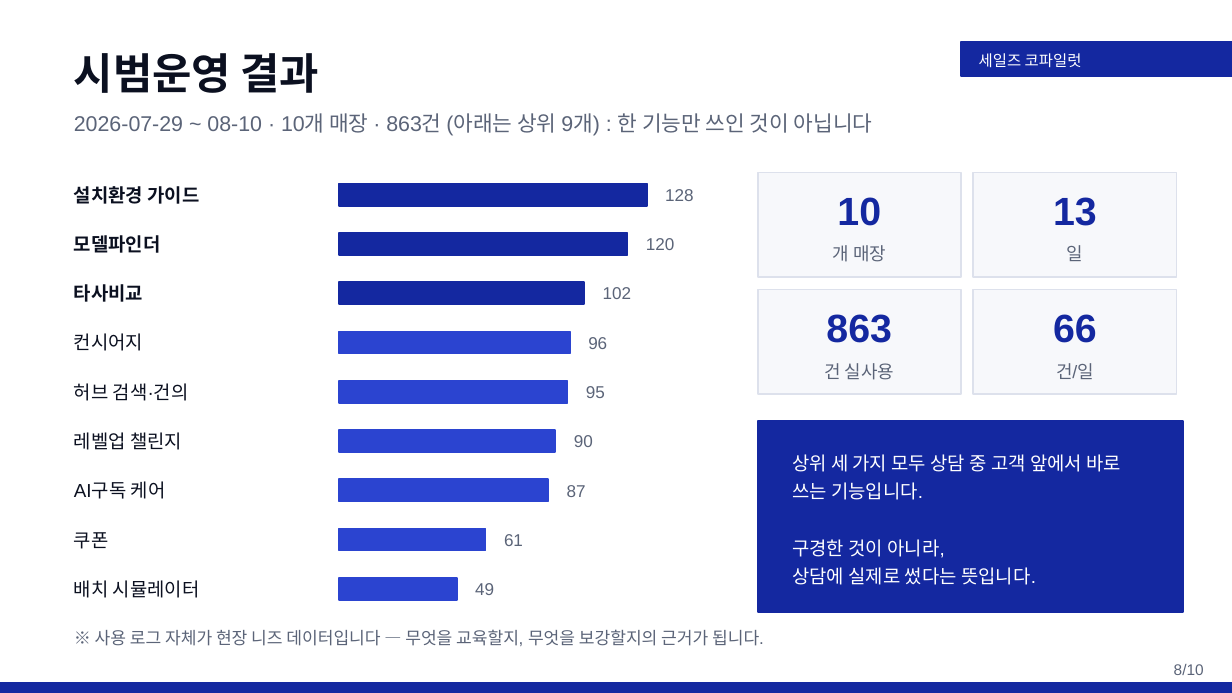
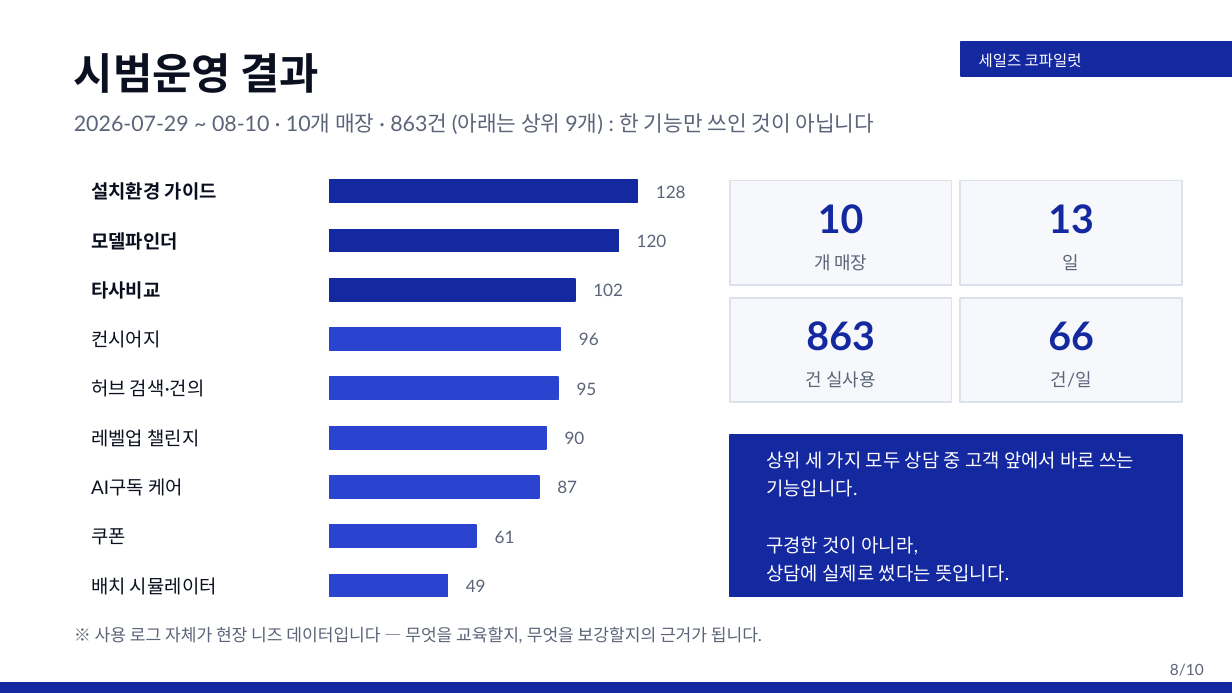
Before and after one commit to rhrjsgks-jarvis/gyeongwon-ax-hub, a slide deck: slide 8 of 발표자료/세일즈코파일럿_5분발표_웹툰없음(삼성폰트적용).pptx. Drawn at 1232x693 pixels with LibreOffice and Linux fonts; fonts in the diff are those of the drawing. Boxes give left, top, right and bottom in pixels: in the first picture for what was removed or moved away, otherwise in the second. Text is boxed around its words. In the diff, an @@ line names an element or a change of style, - is before the commit and + after.

```diff
--- a/발표자료/세일즈코파일럿_5분발표_웹툰없음(삼성폰트적용).pptx
+++ b/발표자료/세일즈코파일럿_5분발표_웹툰없음(삼성폰트적용).pptx
@@ text "설치환경 가이드": place and size @@
-text "설치환경 가이드" at [74, 186, 200, 204]
+text "설치환경 가이드" at [91, 182, 217, 200]
@@ text "10": place and size @@
-text "10" at [837, 197, 881, 226]
+text "10" at [818, 204, 864, 234]
@@ rectangle: place and size @@
-rectangle at [758, 172, 961, 277]
+rectangle at [729, 181, 951, 286]
@@ text "13": place and size @@
-text "13" at [1053, 197, 1097, 226]
+text "13" at [1048, 204, 1094, 234]
@@ rectangle: place and size @@
-rectangle at [973, 172, 1177, 277]
+rectangle at [960, 181, 1181, 286]
@@ text "모델파인더": place and size @@
-text "모델파인더" at [74, 235, 161, 253]
+text "모델파인더" at [91, 232, 178, 250]
@@ text "타사비교": place and size @@
-text "타사비교" at [74, 284, 143, 302]
+text "타사비교" at [91, 281, 160, 299]
@@ text "개 매장": place and size @@
-text "개 매장" at [833, 245, 886, 262]
+text "개 매장" at [814, 254, 868, 271]
@@ text "일": place and size @@
-text "일" at [1067, 245, 1084, 261]
+text "일" at [1063, 254, 1080, 270]
@@ rectangle: place and size @@
-rectangle at [758, 290, 961, 394]
+rectangle at [729, 298, 951, 403]
@@ rectangle: place and size @@
-rectangle at [973, 290, 1177, 394]
+rectangle at [960, 298, 1181, 403]
@@ text "컨시어지": place and size @@
-text "컨시어지" at [74, 333, 143, 351]
+text "컨시어지" at [91, 330, 160, 348]
@@ text "863": place and size @@
-text "863" at [826, 314, 892, 343]
+text "863" at [806, 321, 874, 351]
@@ text "66": place and size @@
-text "66" at [1053, 314, 1097, 343]
+text "66" at [1048, 321, 1094, 351]
@@ text "허브 검색·건의": place and size @@
-text "허브 검색·건의" at [74, 383, 189, 401]
+text "허브 검색·건의" at [91, 379, 204, 397]
@@ font Arial to Lato in 30 elements at [74, 113, 875, 134], [1170, 663, 1204, 676], [95, 626, 762, 643], [637, 234, 667, 247], [593, 283, 623, 296], [579, 332, 599, 345], [495, 530, 515, 543], [577, 382, 597, 395], [565, 431, 585, 444], [466, 579, 486, 592], [656, 185, 686, 198], [557, 480, 577, 493], [91, 577, 217, 595], [91, 182, 217, 200], [91, 232, 178, 250], [91, 281, 160, 299], [91, 379, 204, 397], [91, 429, 199, 447], [91, 478, 183, 496], [91, 330, 160, 348], [91, 528, 126, 545], [1048, 204, 1094, 234], [1048, 321, 1094, 351], [1063, 254, 1080, 270], [1051, 371, 1092, 387], [766, 451, 1134, 582], [806, 321, 874, 351], [818, 204, 864, 234], [814, 254, 868, 271], [806, 371, 875, 388] @@
@@ text "건 실사용": place and size @@
-text "건 실사용" at [824, 363, 894, 380]
+text "건 실사용" at [806, 371, 875, 388]
@@ text "건/일": place and size @@
-text "건/일" at [1056, 363, 1094, 379]
+text "건/일" at [1051, 371, 1092, 387]
@@ text "레벨업 챌린지": place and size @@
-text "레벨업 챌린지" at [74, 432, 182, 450]
+text "레벨업 챌린지" at [91, 429, 199, 447]
@@ rectangle: place and size @@
-rectangle at [758, 421, 1183, 612]
+rectangle at [729, 435, 1181, 596]
@@ text "상위 세 가지 모두 상담 ...": place and size @@
-text "상위 세 가지 모두 상담 ..." at [792, 454, 1121, 585]
+text "상위 세 가지 모두 상담 ..." at [766, 451, 1134, 582]
@@ text "AI구독 케어": place and size @@
-text "AI구독 케어" at [74, 481, 166, 499]
+text "AI구독 케어" at [91, 478, 183, 496]
@@ text "쿠폰": place and size @@
-text "쿠폰" at [74, 532, 109, 549]
+text "쿠폰" at [91, 528, 126, 545]
@@ text "배치 시뮬레이터": place and size @@
-text "배치 시뮬레이터" at [74, 580, 200, 598]
+text "배치 시뮬레이터" at [91, 577, 217, 595]
@@ 9 texts, 9 rectangles: place and size @@
-9 texts, 9 rectangles at [339, 184, 693, 600]
+9 texts, 9 rectangles at [329, 180, 686, 596]
```
Also in this commit, not shown: 9 other slides changed, 5 other files.
